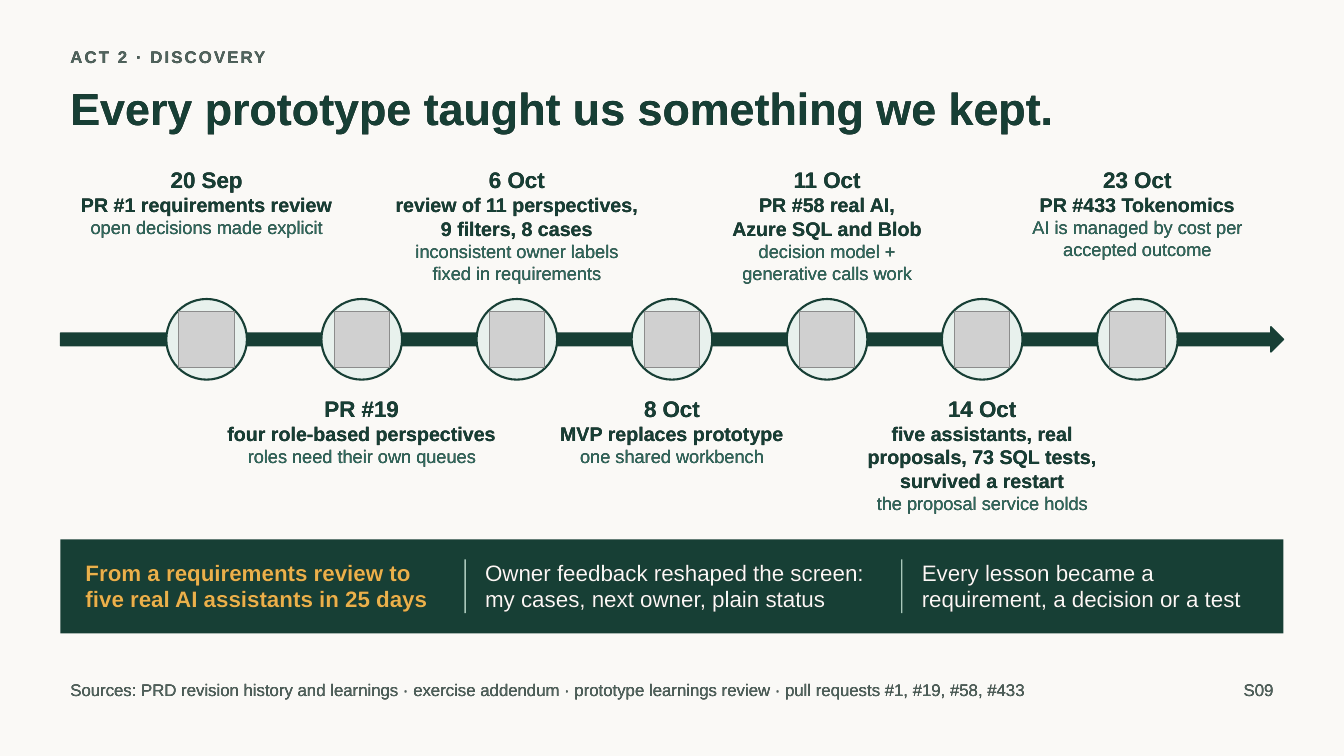
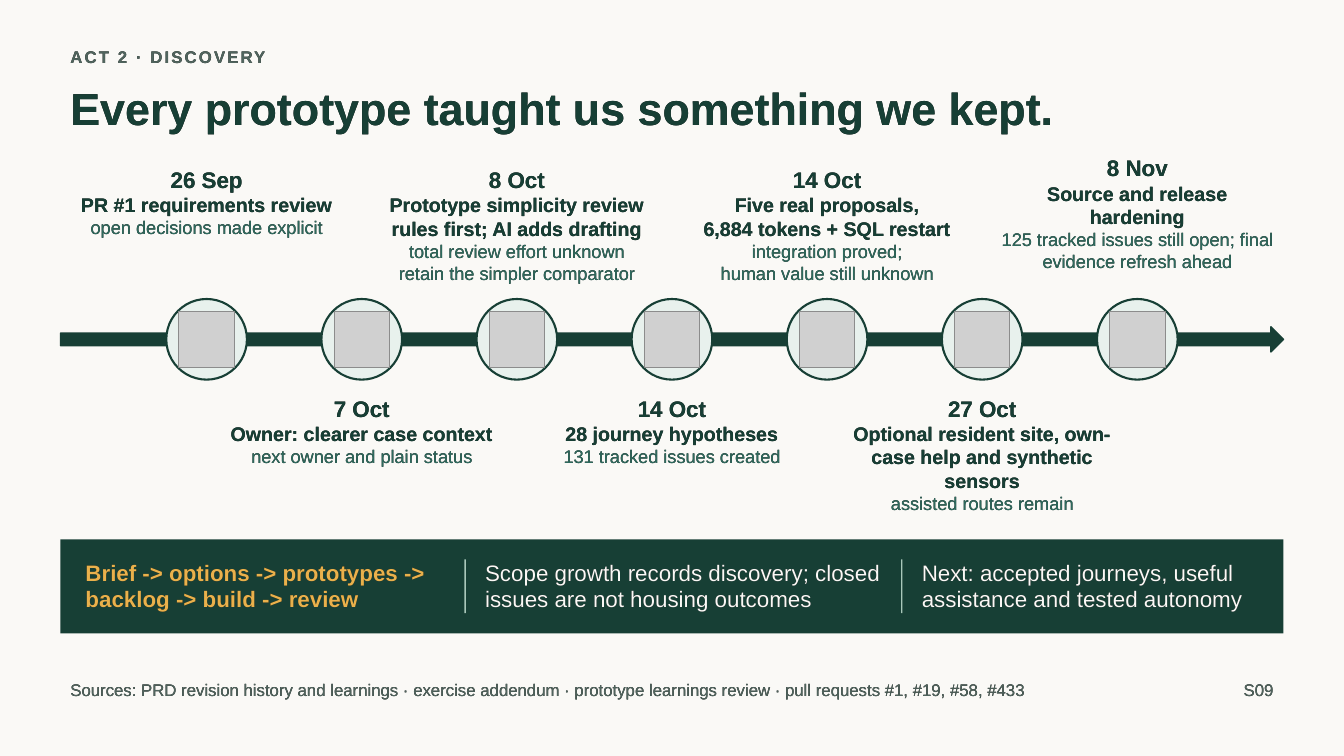
Before and after one commit to jmservera/ama, a slide deck: slide 10 of docs/capstone/deck/zava-forward-cowork-v2-draft.pptx. Drawn at 1344x756 pixels with LibreOffice and Linux fonts; fonts in the diff are those of the drawing; grey boxes stand for pictures. Boxes give left, top, right and bottom in pixels: in the first picture for what was removed or moved away, otherwise in the second. Text is boxed around its words. In the diff, an @@ line names an element or a change of style, - is before the commit and + after.

```diff
--- a/docs/capstone/deck/zava-forward-cowork-v2-draft.pptx
+++ b/docs/capstone/deck/zava-forward-cowork-v2-draft.pptx
@@ text at (171,172,243,193): text changed @@
-20 Sep
+26 Sep
@@ text at (390,172,643,284): text changed; size 13 to 14 pt @@
-6 Oct
-review of 11 perspectives,
-9 filters, 8 cases
-inconsistent owner labels
-fixed in requirements
+8 Oct
+Prototype simplicity review
+rules first; AI adds drafting
+total review effort unknown
+retain the simpler comparator
@@ text at (704,172,950,281): text changed; size 13 to 14 pt; text colour #2E6B5E to #173F35; bold on @@
-11 Oct
-PR #58 real AI,
-Azure SQL and Blob
-decision model +
-generative calls work
+14 Oct
+Five real proposals,
+6,884 tokens + SQL restart
+integration proved;
+human value still unknown
@@ text at (1002,160,1273,269): text changed @@
-23 Oct
-PR #433 Tokenomics
-AI is managed by cost per accepted outcome
+8 Nov
+Source and release hardening
+125 tracked issues still open; final evidence refresh ahead
@@ text at (231,401,493,467): text changed @@
-PR #19
-four role-based perspectives
-roles need their own queues
+7 Oct
+Owner: clearer case context
+next owner and plain status
@@ text at (564,401,781,464): text changed; size 14 to 13 pt @@
-8 Oct
-MVP replaces prototype
-one shared workbench
+14 Oct
+28 journey hypotheses
+131 tracked issues created
@@ text at (853,401,1111,511): text changed @@
-14 Oct
-five assistants, real proposals, 73 SQL tests, survived a restart
-the proposal service holds
+27 Oct
+Optional resident site, own-case help and synthetic sensors
+assisted routes remain
@@ text at (85,564,398,612): text changed @@
-From a requirements review to five real AI assistants in 25 days
+Brief -> options -> prototypes -> backlog -> build -> review
@@ text at (485,564,880,612): text changed @@
-Owner feedback reshaped the screen: my cases, next owner, plain status
+Scope growth records discovery; closed issues are not housing outcomes
@@ text at (922,564,1242,612): text changed @@
-Every lesson became a requirement, a decision or a test
+Next: accepted journeys, useful assistance and tested autonomy
```
Also in this commit, not shown: 10 other slides changed, 2 slides added, 2 slides removed, 30 other files.
